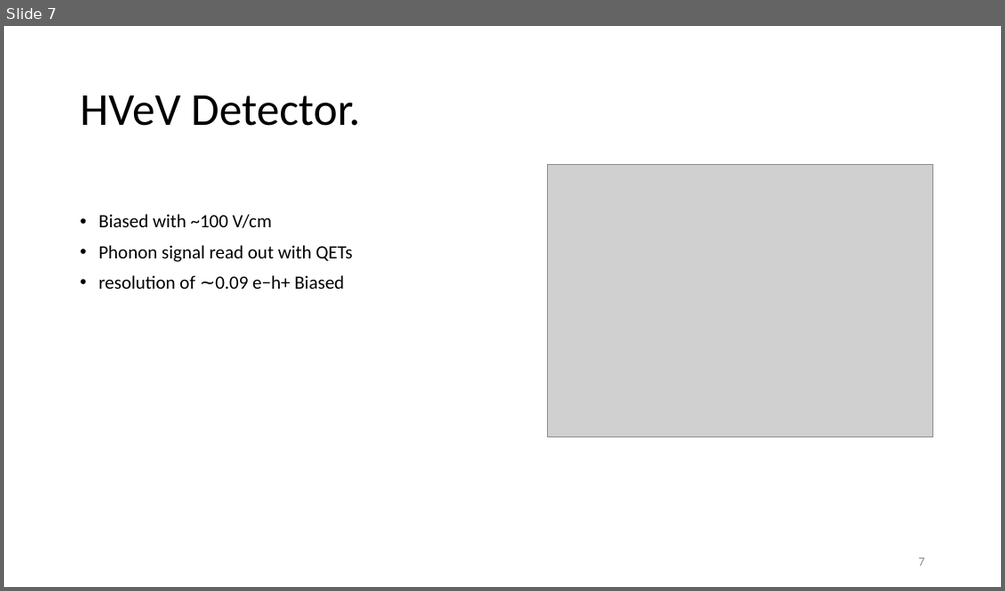
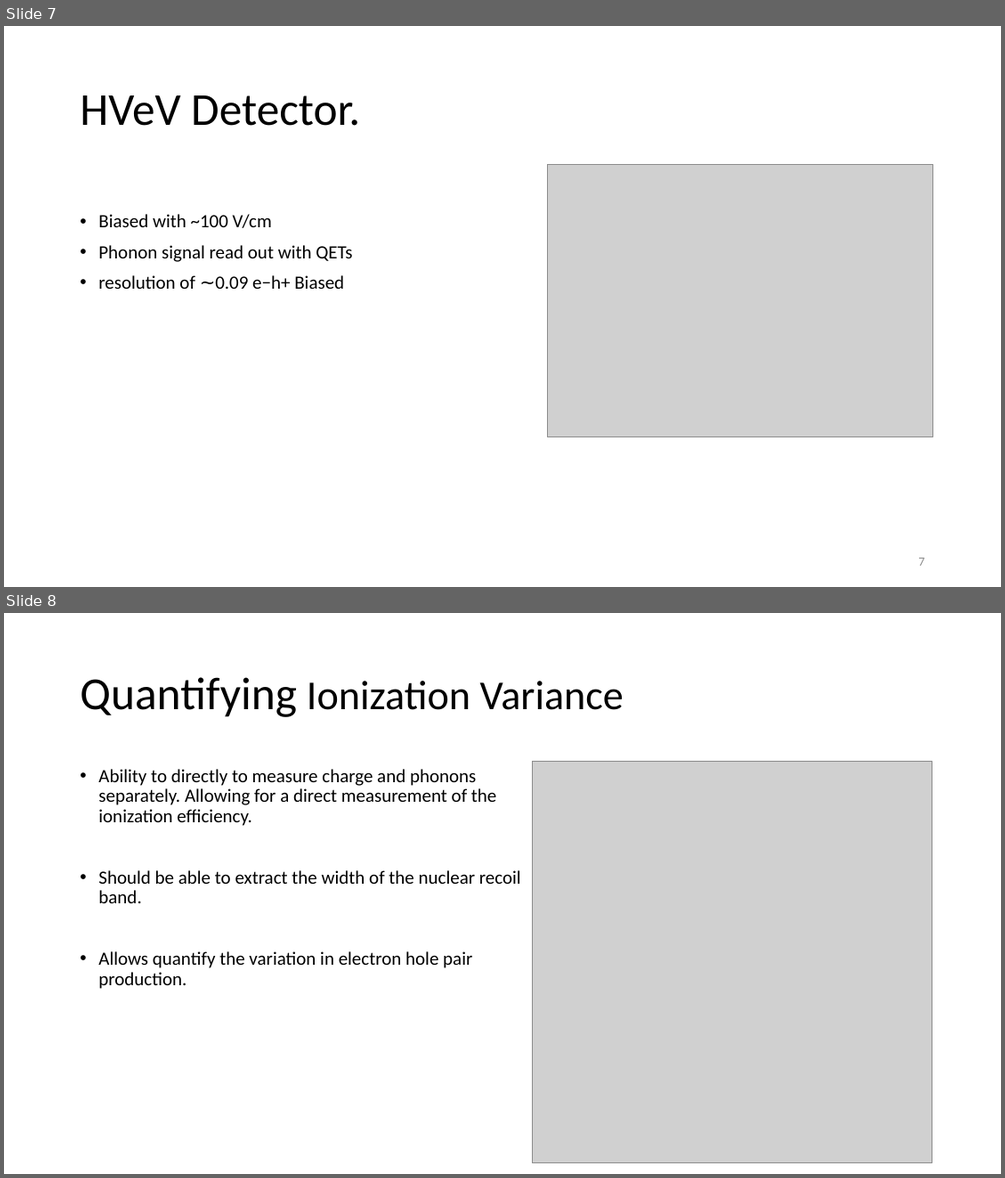
Before and after one commit to villaa/nrFano_Constraint, a slide deck: Mitch_Hawaii_talk. .pptx. Shown one above the other, each under a label of ours: slide 7 before the commit, slides 7 and 8 after it. The pictures are 1005x591 and 1005x1178 pixels, drawn with LibreOffice and Linux fonts; fonts in the diff are those of the drawing; grey boxes stand for pictures. Boxes give left, top, right and bottom in pixels: in the first picture for what was removed or moved away, otherwise in the second. Text is boxed around its words. In the diff, an @@ line names an element or a change of style, - is before the commit and + after.

```diff
--- a/Mitch_Hawaii_talk. .pptx
+++ b/Mitch_Hawaii_talk. .pptx
@@ slide 8 added at (x1=4, y1=613, x2=1001, y2=1174), background #FFFFFF @@
@@ title added at (x1=80, y1=677, x2=623, y2=717), 39.6 pt, text #000000 @@
+Quantifying Ionization Variance
@@ text added at (x1=98, y1=769, x2=521, y2=989), 18 pt, text #000000 @@
+• Ability to directly to measure charge and phonons separately. Allowing for a direct measurement of the ionization efficiency.
+• Should be able to extract the width of the nuclear recoil band.
+• Allows quantify the variation in electron hole pair production.
@@ picture added at (x1=532, y1=761, x2=933, y2=1163) @@
```
Also in this commit, not shown: 2 slides changed, 2 other slides added, 6 slides removed, 4 other files.
